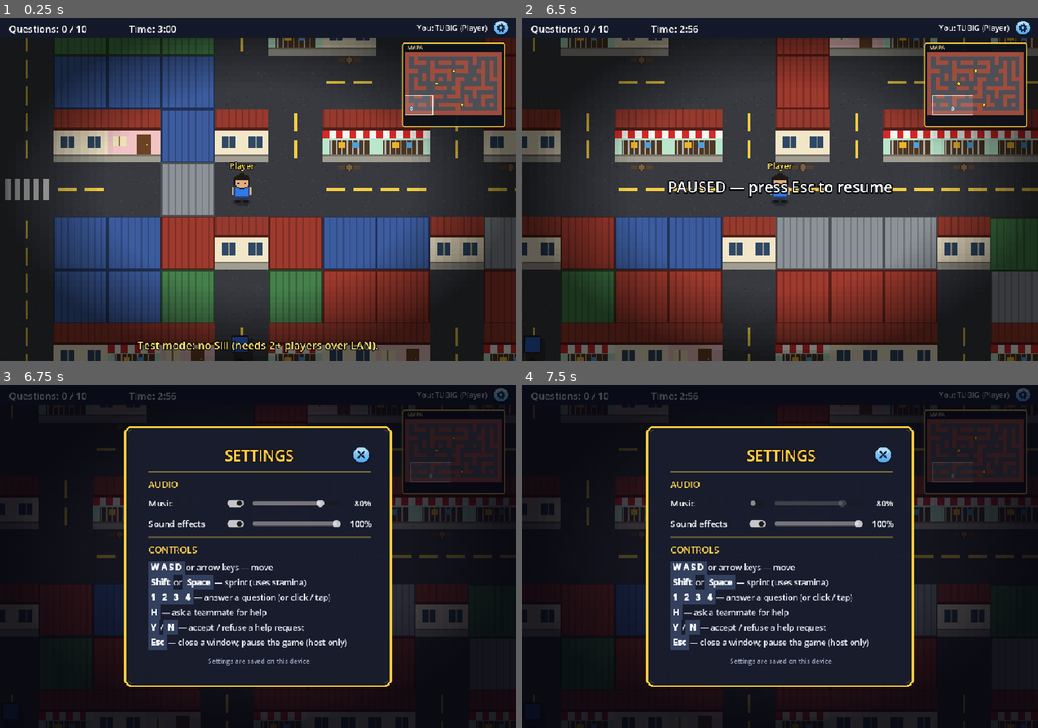
Above: before the commit, frames 1-4 (two rows, left to right).
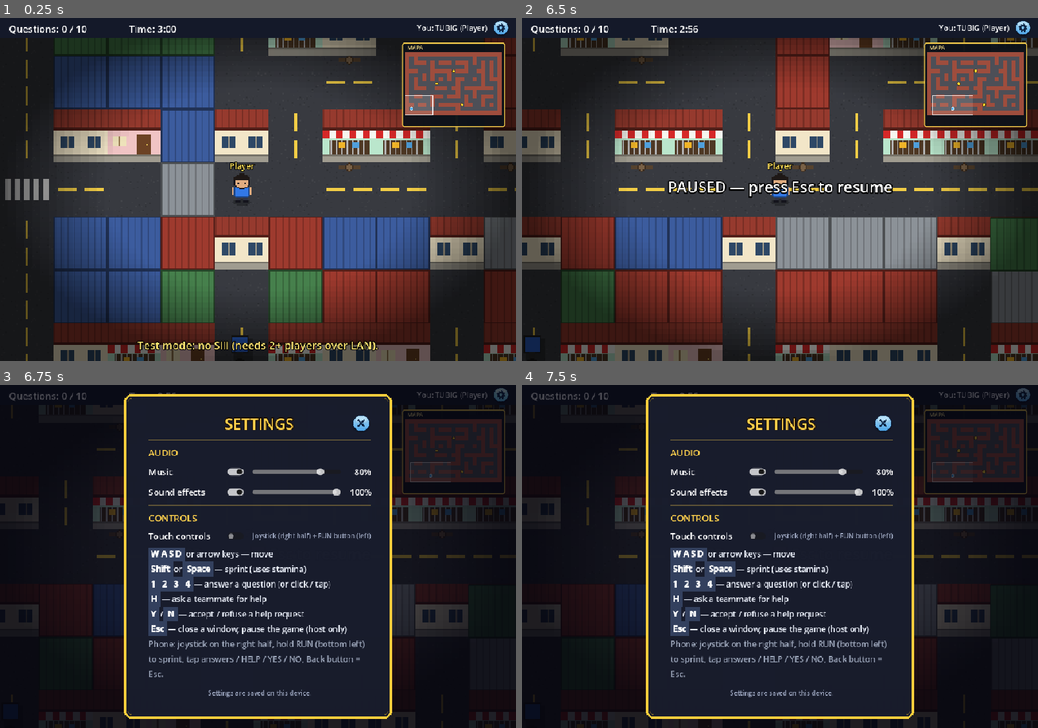
Above: after the commit, the same moments.

Repository: stfcrz11/CEREZO_SiliTubigClash_TaskAvenue
Game: Godot game, scene res://scenes/maze_game.tscn
Two runs of this game, one before a commit and one after it. Both use one fixed random seed, a clock stepped at 60 frames per second and the inputs below. This scene is started directly instead of the project's main scene. Sound files missing from this copy of the repository are replaced by a short silence.
Inputs (mouse positions are in pixels of both pictures, inside the frame that each line leads up to):
- Up to frame 1 (0.25 s): no input
- Up to frame 2 (6.5 s): tap Enter at 0.5 s; move the mouse to (893, 172) at 0.52 s; hold D (move_right) 0.53-1.25 s; hold Shift (sprint) 0.53-1.25 s; click (893, 172) at 0.67 s; tap Space at 0.77, 3.77, 5.75 s; drag from (676, 206) to (754, 258) at 1.27 s; move the mouse to (831, 114) at 2.02 s; hold D (move_right) 2.03-2.75 s; hold Shift (sprint) 2.03-2.75 s; tap Y at 2.1 s; click (831, 114) at 2.17 s; drag from (754, 258) to (625, 138) at 2.77 s; move the mouse to (934, 240) at 3.52 s; hold A (move_left) 3.53-4.25 s; hold Shift (sprint) 3.53-4.25 s; tap 1 at 3.6 s; click (934, 240) at 3.67 s; tap Escape (ui_cancel) at 4.15 s; drag from (625, 138) to (702, 103) at 4.27 s; move the mouse to (805, 189) at 5.02 s; hold S (move_down) 5.03-5.75 s; hold Shift (sprint) 5.03-5.75 s; tap H at 5.1 s; click (805, 189) at 5.17 s; drag from (702, 103) to (676, 206) at 5.77 s
- Up to frame 3 (6.75 s): click (500, 395) at 6.5 s
- Up to frame 4 (7.5 s): click (759, 505) at 7.27 s

Frames 1-2 are identical in both runs. In frame 3, 12% of the frame differs, in the area x 24-76%, y 2-98%; in frame 4, 12%.

Commit message:
Add mobile controls

Diff:
--- a/autoloads/game_state.gd
+++ b/autoloads/game_state.gd
@@ -2,7 +2,10 @@
 ## Global singleton: current round state and scene paths. Also registers
 ## the movement keys (WASD or arrow keys, Space or Shift to sprint) so
 ## no manual Input Map setup is needed. Every player uses the same keys
-## on their own device.
+## on their own device. On phones, the on-screen joystick and RUN button
+## (scenes/touch_controls.gd) press these same actions.
+
+signal touch_controls_changed
 
 enum RoundState { READY, PLAYING, QUESTION, PAUSED, ENDED }
 
@@ -12,6 +15,8 @@
 
 var round_state: RoundState = RoundState.READY
 var player_name: String = "Player"
+## On-screen joystick + RUN button. On by default on phones / touch screens.
+var touch_controls: bool = DisplayServer.is_touchscreen_available() or OS.has_feature("mobile")
 
 
 func _ready() -> void:
@@ -21,14 +26,26 @@
 	_add_keys("move_left", [KEY_A, KEY_LEFT])
 	_add_keys("move_right", [KEY_D, KEY_RIGHT])
 	_add_keys("sprint", [KEY_SHIFT, KEY_SPACE])
+	for a in ["move_up", "move_down", "move_left", "move_right"]:
+		InputMap.action_set_deadzone(a, 0.15)   # small joystick tilts still move
 
 
 func set_player_name(value: String) -> void:
 	var cleaned := value.strip_edges()
 	player_name = cleaned if not cleaned.is_empty() else "Player"
+	_save("player", "name", player_name)
+
+
+func set_touch_controls(on: bool) -> void:
+	touch_controls = on
+	_save("controls", "touch", on)
+	touch_controls_changed.emit()
+
+
+func _save(section: String, key: String, value) -> void:
 	var settings := ConfigFile.new()
 	settings.load(SETTINGS_PATH)   # keep the other saved settings (e.g. audio)
-	settings.set_value("player", "name", player_name)
+	settings.set_value(section, key, value)
 	settings.save(SETTINGS_PATH)
 
 
@@ -39,6 +56,7 @@
 	var saved_name = settings.get_value("player", "name", "Player")
 	if saved_name is String and not saved_name.strip_edges().is_empty():
 		player_name = saved_name.strip_edges()
+	touch_controls = settings.get_value("controls", "touch", touch_controls)
 
 
 func _add_keys(action: String, keys: Array) -> void:
@@ -48,3 +66,14 @@
 		var ev := InputEventKey.new()
 		ev.physical_keycode = k
 		InputMap.action_add_event(action, ev)
+
+
+func _notification(what: int) -> void:
+	# Android back button = Esc: closes windows, and the host can pause.
+	# (project.godot has quit_on_go_back off, so it doesn't quit the app.)
+	if what == NOTIFICATION_WM_GO_BACK_REQUEST:
+		for pressed in [true, false]:
+			var e := InputEventAction.new()
+			e.action = "ui_cancel"
+			e.pressed = pressed
+			Input.parse_input_event(e)
--- a/project.godot
+++ b/project.godot
@@ -15,6 +15,7 @@
 [application]
 
 config/name="Sili-Tubig: Task Avenue"
+config/quit_on_go_back=false
 run/main_scene="res://scenes/title_screen.tscn"
 config/features=PackedStringArray("4.7", "Forward Plus")
 
--- a/scenes/help_alert.gd
+++ b/scenes/help_alert.gd
@@ -28,6 +28,10 @@
 
 func open(asker_name: String) -> void:
 	message.text = message_text % asker_name
+	# with touch controls, sit above the joystick's resting spot (bottom right)
+	var lift := 170.0 if GameState.touch_controls else 0.0
+	$Panel.offset_top = -190.0 - lift
+	$Panel.offset_bottom = -56.0 - lift
 	visible = true
 
 
--- a/scenes/maze_game.gd
+++ b/scenes/maze_game.gd
@@ -105,6 +105,11 @@
 	quiz_panel.choice_made.connect(_on_local_choice)
 	quiz_panel.help_requested.connect(_on_help_pressed)
 	$HUD/TopBar/SettingsButton.pressed.connect(func(): $HUD/SettingsPanel.open())
+	# phone joystick + RUN button: off while a window covers the game
+	$HUD/TouchControls.is_blocked = func(): return quiz_panel.visible or answer_popup.visible \
+		or end_panel.visible or pause_label.visible or $HUD/SettingsPanel.visible
+	$HUD/TouchControls.excluded_rects = func():
+		return [$HUD/HelpAlert/Panel.get_global_rect()] if help_alert.visible else []
 	help_alert.answered.connect(_on_help_answer)
 	play_again_button.pressed.connect(_on_play_again)
 	menu_button.pressed.connect(_on_leave)
--- a/scenes/maze_game.tscn
+++ b/scenes/maze_game.tscn
@@ -10,6 +10,7 @@
 [ext_resource type="Script" path="res://scenes/png_button.gd" id="8"]
 [ext_resource type="Texture2D" path="res://assets/ui/button_settings.png" id="9"]
 [ext_resource type="PackedScene" path="res://scenes/settings_panel.tscn" id="10"]
+[ext_resource type="Script" path="res://scenes/touch_controls.gd" id="11"]
 
 [sub_resource type="StyleBoxFlat" id="StyleBox_e"]
 bg_color = Color(0.1, 0.12, 0.18, 0.97)
@@ -218,6 +219,16 @@
 text = "PAUSED — press Esc to resume"
 horizontal_alignment = 1
 
+[node name="TouchControls" type="Control" parent="HUD"]
+layout_mode = 3
+anchors_preset = 15
+anchor_right = 1.0
+anchor_bottom = 1.0
+grow_horizontal = 2
+grow_vertical = 2
+mouse_filter = 2
+script = ExtResource("11")
+
 [node name="QuizPanel" parent="HUD" unique_id=1232063149 instance=ExtResource("2")]
 visible = false
 
--- a/scenes/settings_panel.gd
+++ b/scenes/settings_panel.gd
@@ -11,6 +11,7 @@
 @onready var sfx_on: CheckButton = $Center/Panel/Margin/VBox/SfxRow/On
 @onready var sfx_slider: HSlider = $Center/Panel/Margin/VBox/SfxRow/Slider
 @onready var sfx_value: Label = $Center/Panel/Margin/VBox/SfxRow/Value
+@onready var touch_on: CheckButton = $Center/Panel/Margin/VBox/TouchRow/On
 
 
 func _ready() -> void:
@@ -21,6 +22,7 @@
 	music_slider.value_changed.connect(func(_v): _music_changed())
 	sfx_on.toggled.connect(func(_on): _sfx_changed())
 	sfx_slider.value_changed.connect(func(_v): _sfx_changed())
+	touch_on.toggled.connect(func(on): GameState.set_touch_controls(on))
 
 
 func open() -> void:
@@ -29,6 +31,7 @@
 	music_slider.set_value_no_signal(Sound.music_percent)
 	sfx_on.set_pressed_no_signal(Sound.sfx_on)
 	sfx_slider.set_value_no_signal(Sound.sfx_percent)
+	touch_on.set_pressed_no_signal(GameState.touch_controls)
 	_update_labels()
 	visible = true
 
--- a/scenes/settings_panel.tscn
+++ b/scenes/settings_panel.tscn
@@ -166,6 +166,28 @@
 theme_override_colors/font_color = Color(1, 0.82, 0.3, 1)
 theme_override_font_sizes/font_size = 17
 text = "CONTROLS"
+
+[node name="TouchRow" type="HBoxContainer" parent="Center/Panel/Margin/VBox"]
+layout_mode = 2
+theme_override_constants/separation = 10
+
+[node name="Label" type="Label" parent="Center/Panel/Margin/VBox/TouchRow"]
+custom_minimum_size = Vector2(130, 0)
+layout_mode = 2
+theme_override_font_sizes/font_size = 16
+text = "Touch controls"
+
+[node name="On" type="CheckButton" parent="Center/Panel/Margin/VBox/TouchRow"]
+layout_mode = 2
+focus_mode = 0
+
+[node name="Hint" type="Label" parent="Center/Panel/Margin/VBox/TouchRow"]
+layout_mode = 2
+size_flags_horizontal = 3
+theme_override_colors/font_color = Color(0.62, 0.66, 0.76, 1)
+theme_override_font_sizes/font_size = 12
+text = "joystick (right half) + RUN button (left)"
+autowrap_mode = 3
 
 [node name="Controls" type="RichTextLabel" parent="Center/Panel/Margin/VBox"]
 layout_mode = 2
@@ -180,7 +202,8 @@
 [bgcolor=#33405e][color=#ffffff][b] 1 [/b][/color][/bgcolor] [bgcolor=#33405e][color=#ffffff][b] 2 [/b][/color][/bgcolor] [bgcolor=#33405e][color=#ffffff][b] 3 [/b][/color][/bgcolor] [bgcolor=#33405e][color=#ffffff][b] 4 [/b][/color][/bgcolor] — answer a question (or click / tap)
 [bgcolor=#33405e][color=#ffffff][b] H [/b][/color][/bgcolor] — ask a teammate for help
 [bgcolor=#33405e][color=#ffffff][b] Y [/b][/color][/bgcolor] / [bgcolor=#33405e][color=#ffffff][b] N [/b][/color][/bgcolor] — accept / refuse a help request
-[bgcolor=#33405e][color=#ffffff][b] Esc [/b][/color][/bgcolor] — close a window; pause the game (host only)"
+[bgcolor=#33405e][color=#ffffff][b] Esc [/b][/color][/bgcolor] — close a window; pause the game (host only)
+[color=#9aa4b8]Phone: joystick on the right half, hold RUN (bottom left) to sprint, tap answers / HELP / YES / NO, Back button = Esc.[/color]"
 fit_content = true
 scroll_active = false
 autowrap_mode = 3
--- a/scenes/title_screen.tscn
+++ b/scenes/title_screen.tscn
@@ -457,7 +457,8 @@
 [bgcolor=#33405e][color=#ffffff][b] Shift [/b][/color][/bgcolor] or [bgcolor=#33405e][color=#ffffff][b] Space [/b][/color][/bgcolor] — sprint
 [bgcolor=#33405e][color=#ffffff][b] 1 [/b][/color][/bgcolor] [bgcolor=#33405e][color=#ffffff][b] 2 [/b][/color][/bgcolor] [bgcolor=#33405e][color=#ffffff][b] 3 [/b][/color][/bgcolor] [bgcolor=#33405e][color=#ffffff][b] 4 [/b][/color][/bgcolor] — answer
 [bgcolor=#33405e][color=#ffffff][b] H [/b][/color][/bgcolor] — ask for help      [bgcolor=#33405e][color=#ffffff][b] Y [/b][/color][/bgcolor] / [bgcolor=#33405e][color=#ffffff][b] N [/b][/color][/bgcolor] — answer a help request
-[bgcolor=#33405e][color=#ffffff][b] Esc [/b][/color][/bgcolor] — pause (host only)"
+[bgcolor=#33405e][color=#ffffff][b] Esc [/b][/color][/bgcolor] — pause (host only)
+[b]On a phone:[/b] drag on the right half of the screen to move, hold [b]RUN[/b] (bottom left) to sprint, tap the answers and buttons. The Back button works like Esc."
 fit_content = true
 scroll_active = false
 
--- /dev/null
+++ b/scenes/touch_controls.gd
@@ -0,0 +1,139 @@
+extends Control
+## On-screen controls for phones and tablets (shown when "Touch controls"
+## is on in Settings; on by default on touch screens).
+##  - Joystick: touch anywhere on the RIGHT half of the screen and drag.
+##  - RUN button (bottom left): hold to sprint.
+## They press the same input actions as the keyboard (move_left/right/up/
+## down, sprint), so player.gd needs no changes.
+## They only work while you can move (round playing, no window open).
+
+@export var joystick_radius: float = 70.0
+@export var knob_radius: float = 30.0
+@export var run_radius: float = 46.0
+@export var base_color: Color = Color(1, 1, 1, 0.16)
+@export var knob_color: Color = Color(1, 1, 1, 0.45)
+@export var run_color: Color = Color(0.29, 0.64, 0.91, 0.55)
+
+## Set by maze_game.gd: returns true while a window covers the game.
+var is_blocked: Callable = func(): return false
+## Set by maze_game.gd: screen areas the joystick must leave alone
+## (e.g. the help alert's YES / NO buttons).
+var excluded_rects: Callable = func(): return []
+
+var _stick_touch := -1          # finger index on the joystick (-1 = none)
+var _stick_center := Vector2.ZERO
+var _stick_vec := Vector2.ZERO
+var _run_touch := -1            # finger index on RUN
+var _blocked_until := 0         # msec: ignore new touches until then
+
+
+func _ready() -> void:
+	mouse_filter = Control.MOUSE_FILTER_IGNORE
+	visible = GameState.touch_controls
+	GameState.touch_controls_changed.connect(func():
+		visible = GameState.touch_controls
+		if not visible:
+			_release_all())
+
+
+func _stick_home() -> Vector2:
+	return Vector2(size.x - 130, size.y - 130)
+
+
+func _run_center() -> Vector2:
+	return Vector2(110, size.y - 120)
+
+
+func _is_excluded(pos: Vector2) -> bool:
+	for r in excluded_rects.call():
+		if r.has_point(pos):
+			return true
+	return false
+
+
+func _active() -> bool:
+	return visible and GameState.round_state == GameState.RoundState.PLAYING and not is_blocked.call()
+
+
+func _process(_delta: float) -> void:
+	if not _active():
+		# the tap that closes a window must not also start walking
+		_blocked_until = Time.get_ticks_msec() + 150
+		if _stick_touch != -1 or _run_touch != -1:
+			_release_all()   # e.g. a question opened while holding the joystick
+	if visible:
+		queue_redraw()
+
+
+func _input(event: InputEvent) -> void:
+	if not _active():
+		return
+	if event is InputEventScreenTouch:
+		if event.pressed and Time.get_ticks_msec() < _blocked_until:
+			return
+		if event.pressed:
+			if _run_touch == -1 and event.position.distance_to(_run_center()) <= run_radius * 1.4:
+				_run_touch = event.index
+				Input.action_press("sprint")
+				get_viewport().set_input_as_handled()
+			elif _stick_touch == -1 and event.position.x > size.x * 0.5 and event.position.y > 50 					and not _is_excluded(event.position):
+				_stick_touch = event.index
+				_stick_center = event.position     # the joystick appears under your thumb
+				_move_stick(event.position)
+				get_viewport().set_input_as_handled()
+		else:
+			if event.index == _stick_touch:
+				_release_stick()
+			if event.index == _run_touch:
+				_run_touch = -1
+				Input.action_release("sprint")
+	elif event is InputEventScreenDrag and event.index == _stick_touch:
+		_move_stick(event.position)
+		get_viewport().set_input_as_handled()
+
+
+func _move_stick(pos: Vector2) -> void:
+	_stick_vec = (pos - _stick_center) / joystick_radius
+	if _stick_vec.length() > 1.0:
+		_stick_vec = _stick_vec.normalized()
+	_set_action("move_left", -_stick_vec.x)
+	_set_action("move_right", _stick_vec.x)
+	_set_action("move_up", -_stick_vec.y)
+	_set_action("move_down", _stick_vec.y)
+
+
+func _set_action(action: String, strength: float) -> void:
+	if strength > 0.0:
+		Input.action_press(action, strength)
+	else:
+		Input.action_release(action)
+
+
+func _release_stick() -> void:
+	_stick_touch = -1
+	_stick_vec = Vector2.ZERO
+	for a in ["move_left", "move_right", "move_up", "move_down"]:
+		Input.action_release(a)
+
+
+func _release_all() -> void:
+	_release_stick()
+	if _run_touch != -1:
+		Input.action_release("sprint")
+	_run_touch = -1
+
+
+func _draw() -> void:
+	if not _active():
+		return
+	var c := _stick_center if _stick_touch != -1 else _stick_home()
+	draw_circle(c, joystick_radius, base_color)
+	draw_arc(c, joystick_radius, 0, TAU, 48, Color(1, 1, 1, 0.35), 2.0)
+	draw_circle(c + _stick_vec * joystick_radius, knob_radius, knob_color)
+	var r := _run_center()
+	var col := run_color.lightened(0.3) if _run_touch != -1 else run_color
+	draw_circle(r, run_radius, col)
+	draw_arc(r, run_radius, 0, TAU, 48, Color(1, 1, 1, 0.6), 3.0)
+	var font := ThemeDB.fallback_font
+	var w := font.get_string_size("RUN", HORIZONTAL_ALIGNMENT_LEFT, -1, 20).x
+	draw_string(font, r + Vector2(-w / 2.0, 7), "RUN", HORIZONTAL_ALIGNMENT_LEFT, -1, 20, Color.WHITE)
Not shown, added: scenes/touch_controls.gd.uid
Not shown, changed: PROJECT_STATE.md
Not shown, changed: README.md
Not shown, changed: build/SiliTubig_TaskAvenue.apk
Not shown, changed: build/SiliTubig_TaskAvenue.apk.idsig
